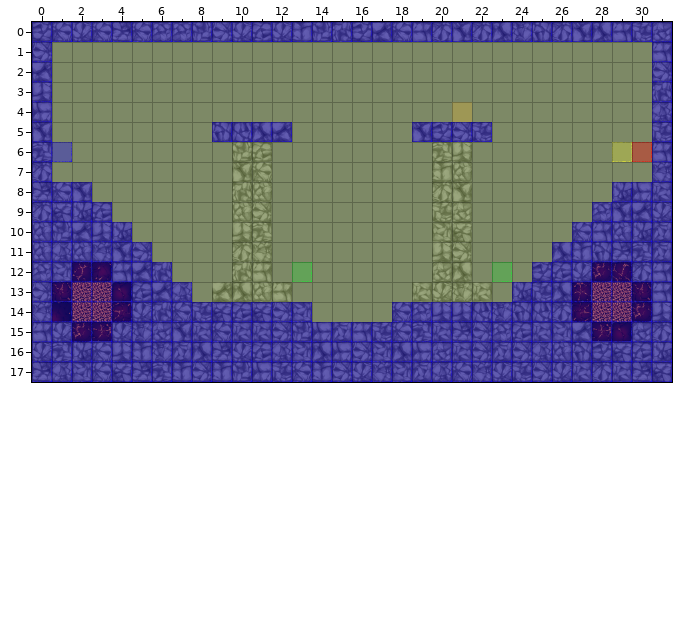
One commit to this Tiled map: Spellington/src/res/map/mapDungeon39.tmx. Above is the file before it was changed.
Cells are 50x50 px. Shown: x 0..31, y 0..17.
Now the later version:
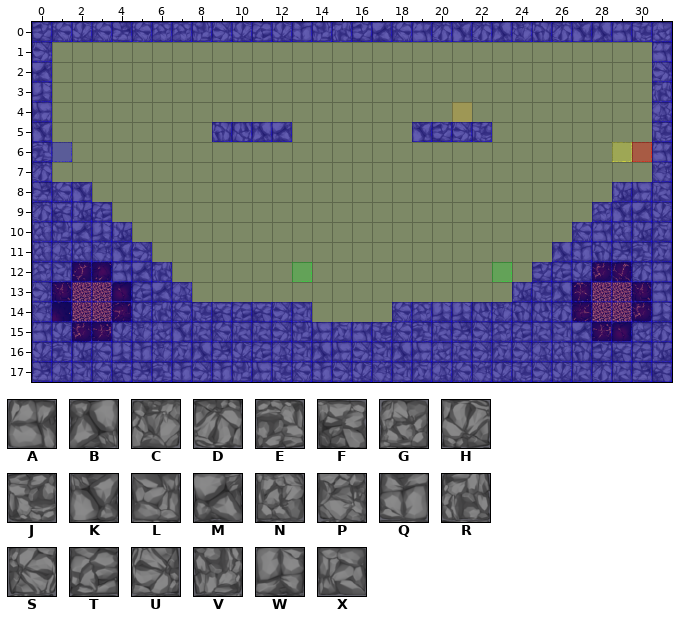
Key: from "dungeonTile.png": A 2, B 3, C 8, D 9, E 10, F 11, G 16, H 17, J 25, K 32, L 35, M 40, N 42, P 43, Q 48, R 49, S 50, T 52, U 58, V 59, W 60, X 61.
_ is an empty cell, . an unchanged one.
Diff:
--- layer "terrain"
@@ x 9..22 @@
- 6 .VT........EW.
- 7 .KS........QN.
- 8 .RN........DK.
- 9 .NU........JG.
-10 .WE........LF.
-11 .DP........WU.
-12 .RA........GB.
-13 MBNA......XHCX
+ 6 .__........__.
+ 7 .__........__.
+ 8 .__........__.
+ 9 .__........__.
+10 .__........__.
+11 .__........__.
+12 .__........__.
+13 ____......____
Pixel boxes of the changes (left, top, right, bottom) in both pictures:
removed: (212, 142, 292, 302)
removed: (412, 142, 492, 302)
